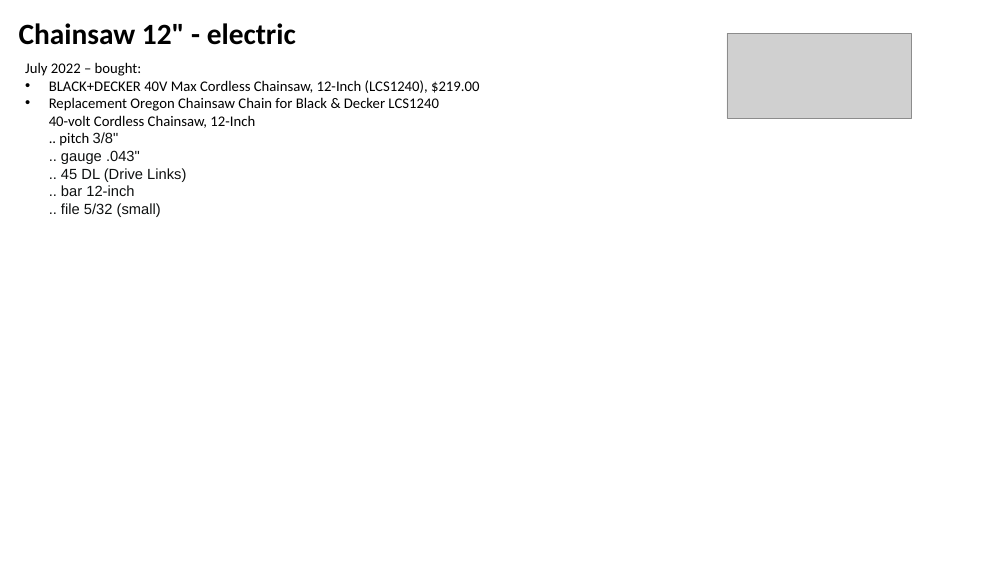
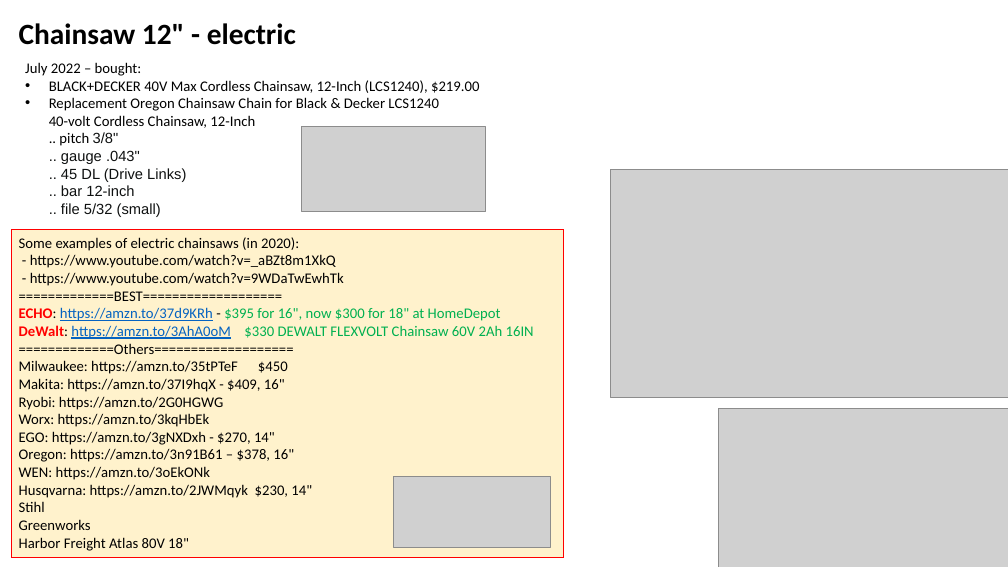
Before and after one commit to lselector/misc_farm, a slide deck: slide 2 of chainsaw.pptx. Drawn at 1008x567 pixels with LibreOffice and Linux fonts; fonts in the diff are those of the drawing; grey boxes stand for pictures. Boxes give left, top, right and bottom in pixels: in the first picture for what was removed or moved away, otherwise in the second. Text is boxed around its words. In the diff, an @@ line names an element or a change of style, - is before the commit and + after.

```diff
--- a/chainsaw.pptx
+++ b/chainsaw.pptx
@@ picture: place and size @@
-picture at [727, 33, 912, 118]
+picture at [302, 127, 486, 212]
@@ picture added at [611, 169, 1008, 398] @@
@@ rectangle added at [11, 230, 563, 558], fill #FFF2CC, outline #FF0000 0.75 pt, 14 pt, text #000000 @@
+Some examples of electric chainsaws (in 2020):
+- https://www.youtube.com/watch?v=_aBZt8m1XkQ
+- https://www.youtube.com/watch?v=9WDaTwEwhTk
+=============BEST===================
+ECHO: https://amzn.to/37d9KRh - $395 for 16", now $300 for 18" at HomeDepot
+DeWalt: https://amzn.to/3AhA0oM $330 DEWALT FLEXVOLT Chainsaw 60V 2Ah 16IN
+=============Others===================
+Milwaukee: https://amzn.to/35tPTeF $450
+Makita: https://amzn.to/37I9hqX - $409, 16"
+Ryobi: https://amzn.to/2G0HGWG
+Worx: https://amzn.to/3kqHbEk
+EGO: https://amzn.to/3gNXDxh - $270, 14"
+Oregon: https://amzn.to/3n91B61 – $378, 16"
+WEN: https://amzn.to/3oEkONk
+Husqvarna: https://amzn.to/2JWMqyk $230, 14"
+Stihl
+Greenworks
+Harbor Freight Atlas 80V 18"
@@ picture added at [718, 408, 1008, 567] @@
@@ picture added at [394, 476, 551, 547] @@
```
Also in this commit, not shown: 1 other slide changed, 1 other file.
